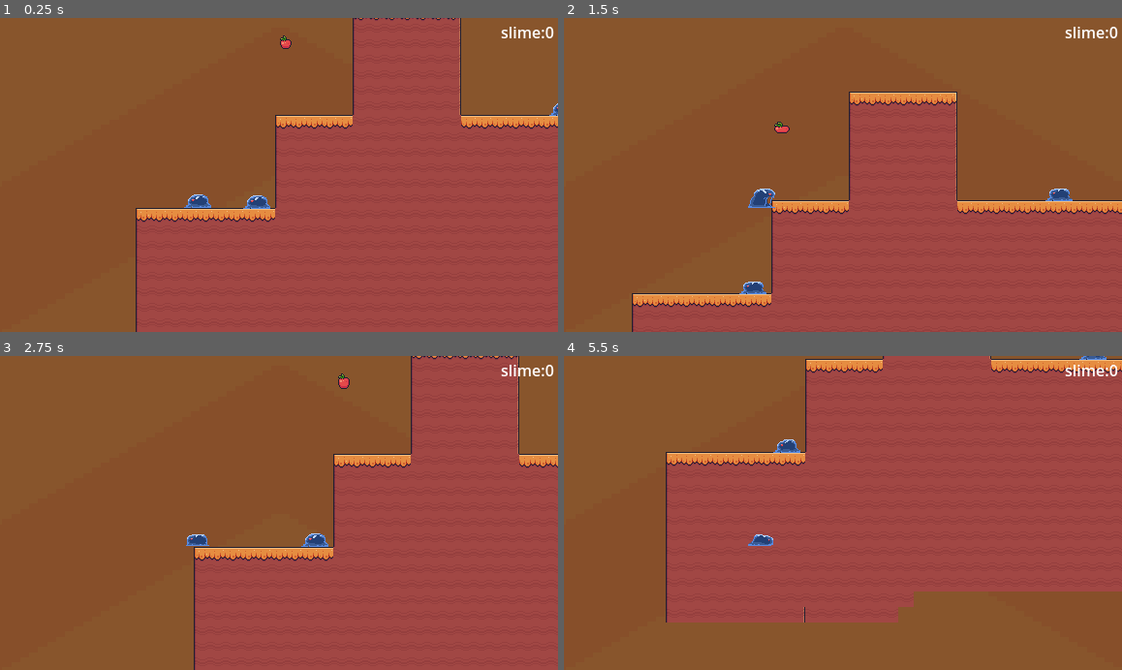
Above: before the commit, frames 1-4 (two rows, left to right).
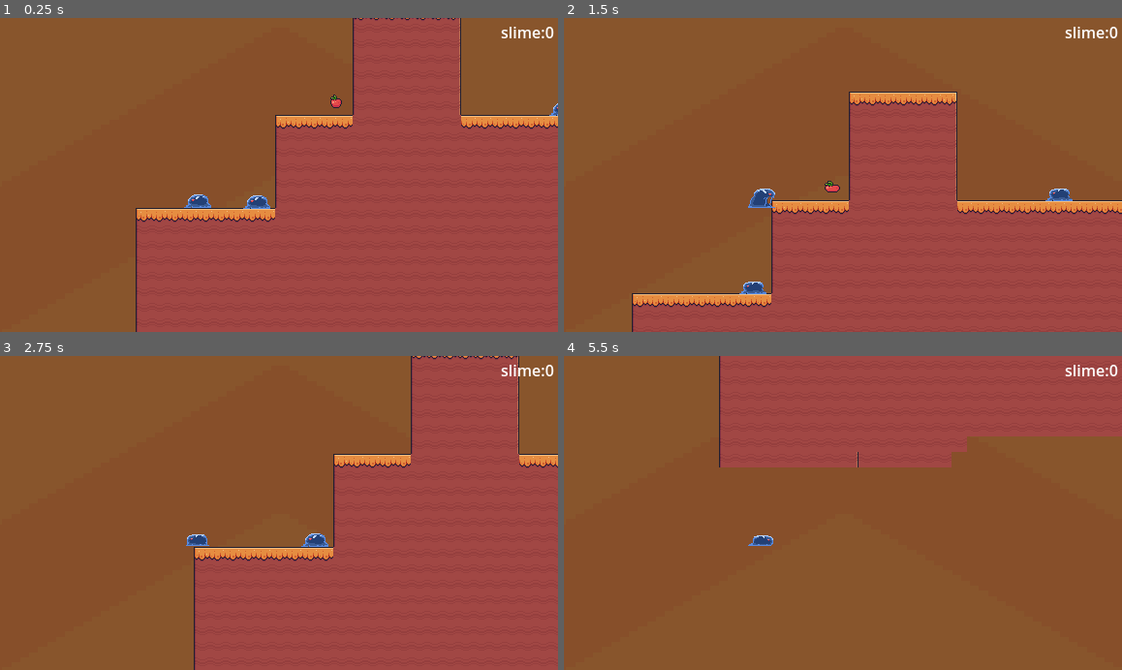
Above: after the commit, the same moments.

Repository: Yanndri/Slime-Climbers
Game: Godot game, scene res://main.tscn
The game is run twice, just before and just after one commit, with the same random seed, the same clock (stepped at 60 frames per second) and the same inputs. The engine's default icon, where the game draws it, is replaced by a stand-in: a white triangle on a blue panel in a dark square.
Inputs:
- Up to frame 1 (0.25 s): no input
- Up to frame 2 (1.5 s): tap Enter (ui_accept) at 0.5, 0.77 s; hold Right (ui_right) from 0.53 s (still down)
- Up to frame 3 (2.75 s): tap Enter (ui_accept) at 1.52 s; release Right (ui_right) at 2.03 s; hold Left (ui_left) from 2.03 s (still down)
- Up to frame 4 (5.5 s): release Left (ui_left) at 2.78 s; hold Right (ui_right) 2.78-4.28 s; tap Enter (ui_accept) at 3.02, 3.77, 4.52 s; hold Left (ui_left) 4.28-5.03 s; hold Right (ui_right) from 5.03 s (still down)

The runs differ from the first frame. In frame 1, 0.1% of the frame differs, in the area x 50-62%, y 5-29%; in frame 2, 0.1%; in frame 3, less than 0.1%; in frame 4, 36%, in the area x 18-100%, y 0-85%.

Commit message:
Revert "test2"
This reverts commit ebd112469556b0d2f813a5528cb5f44412ce85ea.

Diff:
--- a/level_1.tscn
+++ b/level_1.tscn
@@ -22,4 +22,4 @@
 position = Vector2(62, -4)
 
 [node name="Power-up" parent="." instance=ExtResource("4_cpncv")]
-position = Vector2(92, -159)
+position = Vector2(144, -98)
